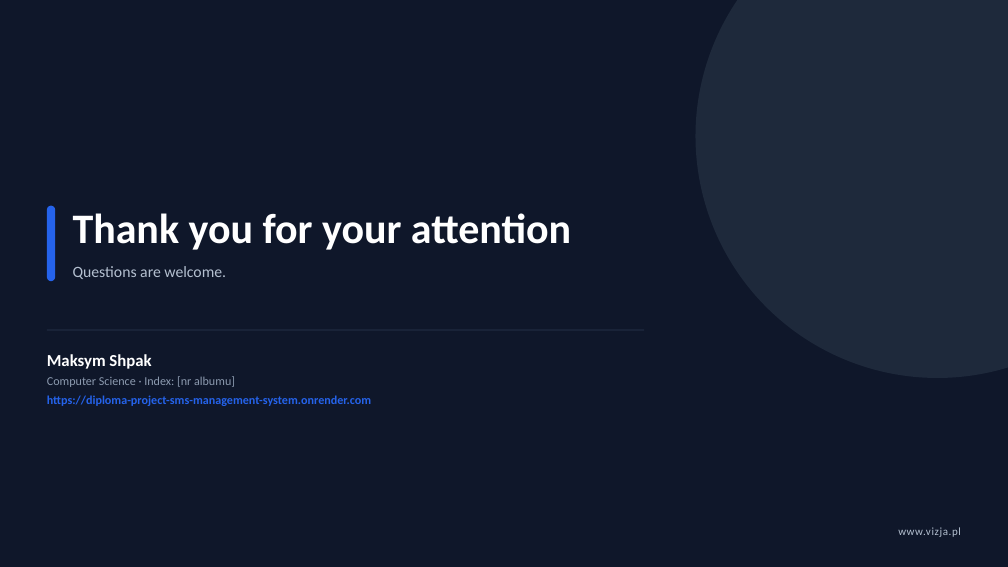
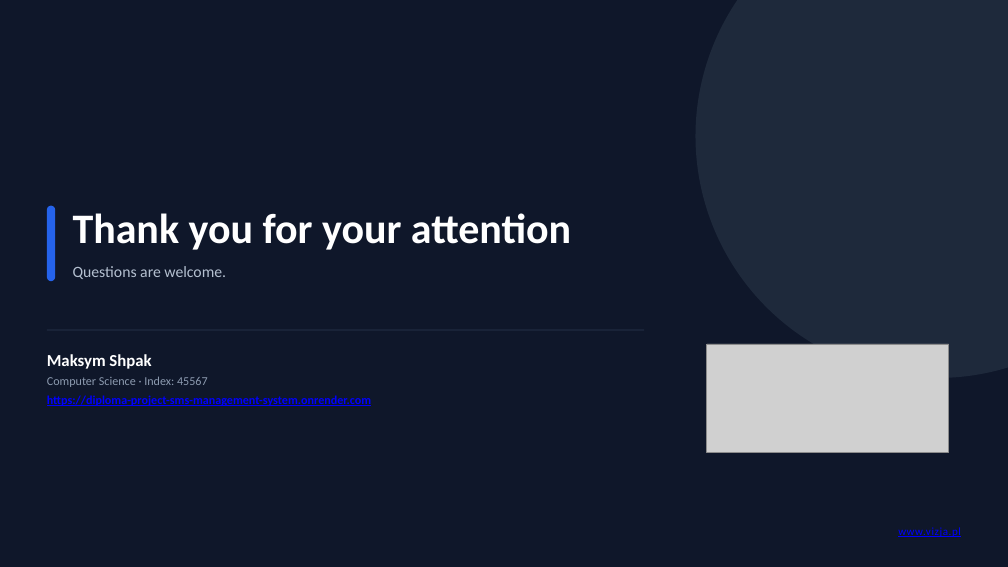
Before and after one commit to maksym671/Diploma-Project-SMS-Management-System, a slide deck: slide 11 of Maksym_Shpak_Diploma_Presentation.pptx (slide 16 before the commit). Drawn at 1008x567 pixels with LibreOffice and Linux fonts; fonts in the diff are those of the drawing; grey boxes stand for pictures. Boxes give left, top, right and bottom in pixels: in the first picture for what was removed or moved away, otherwise in the second. Text is boxed around its words. In the diff, an @@ line names an element or a change of style, - is before the commit and + after.

```diff
--- a/Maksym_Shpak_Diploma_Presentation.pptx
+++ b/Maksym_Shpak_Diploma_Presentation.pptx
@@ picture added at <box>707,344,949,452</box> @@
@@ text at <box>47,376,208,387</box>: text changed @@
-Computer Science · Index: [nr albumu]
+Computer Science · Index: 45567
@@ text at <box>47,395,371,406</box>: text colour #2563EB to #0000FF, underline on in "https://diploma-project-sms-management-system.onrender.com" @@
@@ text "www.vizja.pl" at <box>898,527,961,537</box>: text colour #B4C0D0 to #0000FF, underline on @@
```
Also in this commit, not shown: 9 other slides changed, 1 slide added, 6 slides removed, 51 other files.
